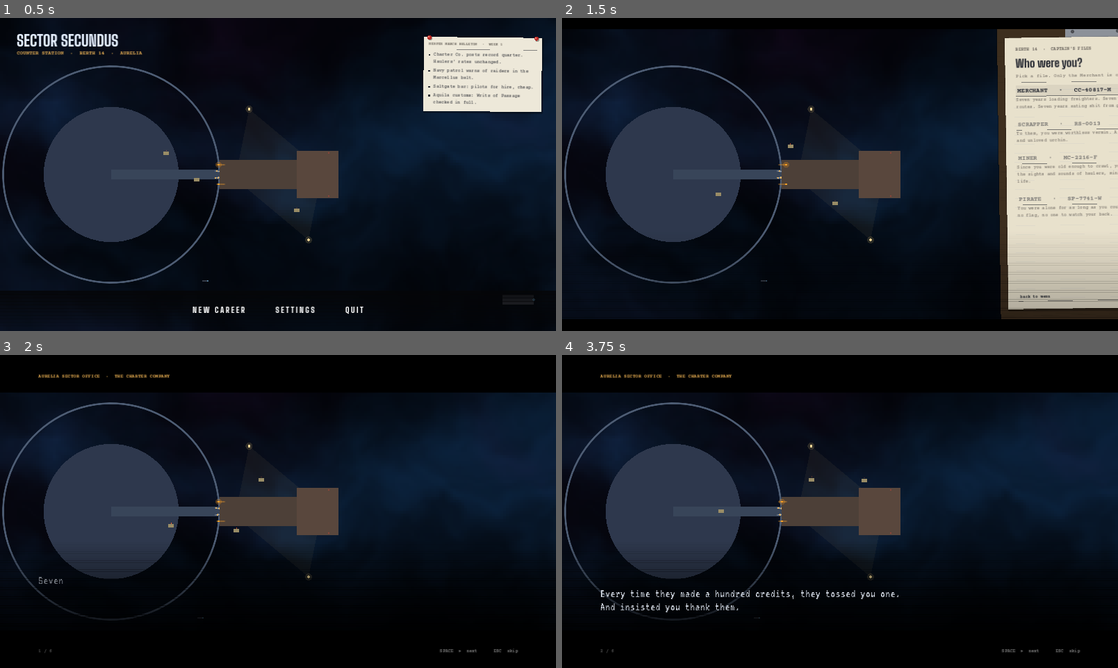
Above: before the commit, frames 1-4 (two rows, left to right).
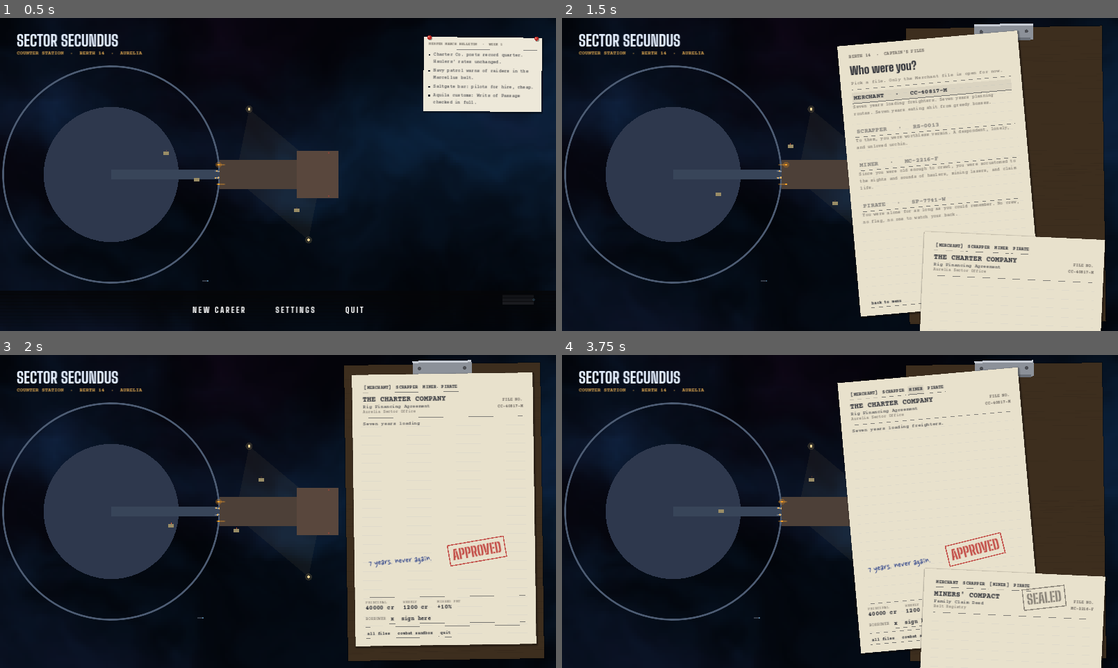
Above: after the commit, the same moments.

Repository: Donkey-Haute-01000001/Starry-Cluster
Game: Godot game, scene res://scenes/start.tscn
Same seed, same stepped clock (60 frames per second), same inputs: the game is played once before the commit and once after it.
Inputs (mouse positions are in pixels of both pictures, inside the frame that each line leads up to):
- Up to frame 1 (0.5 s): no input
- Up to frame 2 (1.5 s): click "NEW CAREER" at 0.5 s; click "MERCHANT · CC-40817-M" at 1.25 s
- Up to frame 3 (2 s): no input
- Up to frame 4 (3.75 s): click (967, 386) at 2 s, where only the run after the commit has a clickable "SCRAPPER"; click (934, 389) at 2.75 s, where only the run after the commit has a clickable "MERCHANT"; click (990, 386) at 3.5 s, where only the run after the commit has a clickable "MINER"

Frame 1 is identical in both runs. In frame 2, 44% of the frame differs, in the area x 0-100%, y 0-100%; in frame 3, 40%; in frame 4, 50%.

Commit message:
Openings type onto the contract in beats, neon words inked (replaces berth letterbox)
Script: start beats re-broken for the page (Vishnu)

Co-Authored-By: Claude Opus 5.5 <noreply@anthropic.com>
Claude-Session: https://claude.ai/code/session_01YXxgoy2cWrR9PNu9nYkfXg

Diff:
--- /dev/null
+++ b/scripts/beats_on_paper.gd
@@ -0,0 +1,90 @@
+extends Control
+## A start's opening, typed onto its file a beat at a time. Neon words land as
+## coloured ink, [shake] [wave] [slow] still play. Click or Space: finish typing.
+
+const Neon = preload("res://scripts/neon.gd")
+
+const SIZE := 14
+const BEAT_GAP := 9.0      ## px between beats
+const BEAT_PAUSE := 0.55    ## s of quiet between beats
+
+var beats: Array = []
+var width := 440.0
+var instant := false
+
+var _age := 0.0
+var _starts: Array = []     ## when each beat begins typing
+var _words := 0
+
+
+func _ready() -> void:
+	mouse_filter = Control.MOUSE_FILTER_STOP
+	var t := 0.4
+	var h := 0.0
+	for b in beats:
+		_starts.append(t)
+		var p := Neon.parse(b)
+		t += Neon.duration(p) + BEAT_PAUSE
+		h += Neon.height(_font(), p, width, SIZE) + BEAT_GAP
+	custom_minimum_size = Vector2(width, h)
+	if instant:
+		finish()
+
+
+func _font() -> Font:
+	return Data.font_type if Data.font_type else ThemeDB.fallback_font
+
+
+func _total() -> float:
+	if beats.is_empty():
+		return 0.0
+	return _starts[-1] + Neon.duration(Neon.parse(beats[-1]))
+
+
+func finish() -> void:
+	_age = _total() + 0.01
+	_words = 1 << 20
+
+
+func _process(delta: float) -> void:
+	_age += delta
+	_tick()
+	queue_redraw()   # shake / wave keep moving after the type-in
+
+
+func _gui_input(e: InputEvent) -> void:
+	if e is InputEventMouseButton and e.pressed and e.button_index == MOUSE_BUTTON_LEFT and _age < _total():
+		finish()
+		accept_event()
+
+
+func _unhandled_input(e: InputEvent) -> void:
+	if e is InputEventKey and e.pressed and not e.echo and e.keycode in [KEY_SPACE, KEY_ENTER, KEY_KP_ENTER] \
+			and _age < _total() and is_visible_in_tree():
+		finish()
+		get_viewport().set_input_as_handled()
+
+
+## A typewriter key as each word lands.
+func _tick() -> void:
+	if _words >= (1 << 20):
+		return
+	var n := 0
+	for i in beats.size():
+		if _age >= _starts[i]:
+			n += Neon.words_at(Neon.parse(beats[i]), _age - _starts[i])
+	if n > _words:
+		Sfx.play("key", -16.0, randf_range(0.9, 1.0))
+		_words = n
+
+
+func _draw() -> void:
+	var f := _font()
+	var y := 0.0
+	for i in beats.size():
+		var p := Neon.parse(beats[i])
+		var age: float = _age - _starts[i]
+		var h := Neon.height(f, p, width, SIZE)
+		if age >= 0.0:
+			Neon.draw(self, f, Vector2(0, y), p, width, SIZE, UIStyle.INK_TYPE, 1.0, age, true)
+		y += h + BEAT_GAP
--- a/scripts/data.gd
+++ b/scripts/data.gd
@@ -527,7 +527,7 @@
 	{"id": "merchant", "doc": {"issuer": "THE CHARTER COMPANY", "title": "Rig Financing Agreement", "office": "Aurelia Sector Office", "file": "CC-40817-M", "stamp": "APPROVED", "note": "7 years. never again."}, "name": "Merchant", "playable": true,
 		"beats": [
 			"Seven years loading freighters.\nSeven years planning routes.\nSeven years eating shit from [red]greedy bosses[/red].",
-			"Every time they made a hundred credits, they tossed you one.\nAnd insisted you thank them.",
+			"Every time they made a hundred credits,\nthey tossed you one.\nAnd insisted you thank them.",
 			"You smiled in their faces.\nBehind their backs, you plotted.\n[slow]No. You designed.[/slow]",
 			"Seven years, and you bought your way out.\nThe Charter Company financed your first freighter.",
 			"It isn't freedom yet.\nJust a new master who [red]bills weekly[/red].",
@@ -538,15 +538,15 @@
 			"To them, you were worthless vermin.\nA despondent, lonely, and unloved urchin.\nNo one noticed children like you.\nThere was no point in noticing.",
 			"Half of your friends were dead by ten.\nOf those remaining, half would meet violent ends\nbefore they reached adulthood.",
 			"And Uncle Reeves, who sent them into the wrecks,\nstill says you [red]owe him for every meal[/red].",
-			"You scraped, hid, salvaged, recycled,\nand reclaimed the life your peers never got to have.\nYou learned how to survive, but not how to live.",
+			"You scraped, hid, salvaged, recycled,\nand reclaimed the life\nyour peers never got to have.\nYou learned how to survive, but not how to live.",
 			"You kept parts.\nA reactor coil here, a navigation computer there.\nEventually a cruise drive.\nAnd one fated day, a set of thrusters.",
-			"After years of starving, unquenched dreaming,\nyou finally built your first ship.\nShe was wretched, she was small,\nand she barely got the job done.\n[slow]But you had never seen a thing so beautiful in your life.[/slow]",
+			"After years of starving, unquenched dreaming,\nyou finally built your first ship.\nShe was wretched, she was small,\nand she barely got the job done.\n[slow]But you had never seen a thing\nso beautiful in your life.[/slow]",
 			"[slow]Will people finally notice you?[/slow]"
 		]},
 	{"id": "miner", "doc": {"issuer": "MINERS' COMPACT", "title": "Family Claim Deed", "office": "Belt Registry", "file": "MC-2216-F", "stamp": "SEALED", "note": "not for sale."}, "name": "Miner", "playable": false,
 		"beats": [
 			"Since you were old enough to crawl,\nyou were accustomed to the sights and sounds\nof haulers, mining lasers, and claim life.\nThis was a family business for you.",
-			"You learned to read a rock face before you learned to read.\nYou learned which seams sang and which ones lied.",
+			"You learned to read a rock face\nbefore you learned to read.\nYou learned which seams sang and which ones lied.",
 			"Then the laser rig in Shaft Three failed,\nand your mother didn't get out in time.\n[slow]She lived. She just can't fly anymore.[/slow]",
 			"Now the claim is yours.\nYour little brother asks when Mom will fly again.\nYou don't have an answer.",
 			"Eleven workers still clock in every shift,\nbecause eleven families still need to eat.",
@@ -558,11 +558,11 @@
 	{"id": "pirate", "doc": {"issuer": "SECTOR PATROL", "title": "Notice of Bounty", "office": "Wanted, Dead or Alive", "file": "SP-7741-W", "stamp": "SEALED", "note": "rex says one last run."}, "name": "Pirate", "playable": false,
 		"beats": [
 			"You were alone for as long as you could remember.\nNo crew, no flag, no one to watch your back.",
-			"You took what you needed from whoever couldn't stop you,\nuntil the day you jumped the wrong ship.",
+			"You took what you needed from whoever\ncouldn't stop you,\nuntil the day you jumped the wrong ship.",
 			"Captain Rex outflew you, shot out your engines,\nand boarded you himself.\nThen, instead of spacing you, he laughed.\n[wave]\"Work for me, kid.\"[/wave]",
 			"Nobody had ever offered you anything before.",
-			"Six years later, his crew is the only family you've known.\nYou've bled for his dream:\na fleet, a flag, a name nobody can take away.",
-			"Tonight is the big one.\nOne last run, Rex says, and the dream comes true for all of you.",
+			"Six years later,\nhis crew is the only family you've known.\nYou've bled for his dream:\na fleet, a flag, a name nobody can take away.",
+			"Tonight is the big one.\nOne last run, Rex says,\nand the dream comes true for all of you.",
 			"[slow]Where would you be without him?[/slow]"
 		]},
 ]
--- a/scripts/start_intro.gd
+++ /dev/null
@@ -1,125 +0,0 @@
-extends Control
-## A career's opening, read over the berth: letterbox bars close in, and the
-## start's beats type in at the bottom of the screen in neon, one at a time.
-## Space / Enter / click: finish the beat, then the next. Esc: skip the lot.
-
-const Neon = preload("res://scripts/neon.gd")
-
-signal finished
-
-const SIZE := 34
-const BAR := 0.12          ## letterbox bar height, share of the screen
-const IN := 0.6            ## seconds for the bars to close in
-
-var beats: Array = []
-var place := ""            ## slug line over the top bar
-var _i := 0
-var _age := -IN            ## age of the current beat; negative while the bars close
-var _words := 0
-var _out := -1.0           ## counts up once we're leaving
-var _shown := 0.0          ## bars: 0 open, 1 closed
-
-
-func _ready() -> void:
-	set_anchors_and_offsets_preset(Control.PRESET_FULL_RECT)
-	mouse_filter = Control.MOUSE_FILTER_STOP
-
-
-func _process(delta: float) -> void:
-	if _out >= 0.0:
-		_out += delta
-		_shown = 1.0 - clampf(_out / 0.45, 0.0, 1.0)
-		if _out > 0.45:
-			finished.emit()
-			queue_free()
-	else:
-		_age += delta
-		_shown = clampf((_age + IN) / IN, 0.0, 1.0) if _i == 0 else 1.0
-		_tick_sounds()
-	queue_redraw()
-
-
-func _gui_input(e: InputEvent) -> void:
-	if e is InputEventMouseButton and e.pressed and e.button_index == MOUSE_BUTTON_LEFT:
-		advance()
-		accept_event()
-
-
-func _unhandled_input(e: InputEvent) -> void:
-	if not (e is InputEventKey and e.pressed and not e.echo):
-		return
-	match e.keycode:
-		KEY_SPACE, KEY_ENTER, KEY_KP_ENTER:
-			advance()
-		KEY_ESCAPE:
-			skip()
-		_:
-			return
-	get_viewport().set_input_as_handled()
-
-
-func advance() -> void:
-	if _out >= 0.0 or _age < 0.0:
-		return
-	var p := Neon.parse(beats[_i])
-	if _age < Neon.duration(p):
-		_age = Neon.duration(p) + 0.01
-		_words = 1 << 20
-		return
-	Sfx.play("tick", -12.0)
-	_i += 1
-	_age = 0.0
-	_words = 0
-	if _i >= beats.size():
-		_i = beats.size() - 1
-		_out = 0.0
-
-
-func skip() -> void:
-	if _out < 0.0:
-		_out = 0.0
-
-
-## A soft key tick per word as it types; threat words buzz.
-func _tick_sounds() -> void:
-	if _age < 0.0:
-		return
-	var p := Neon.parse(beats[_i])
-	var n := Neon.words_at(p, _age)
-	if n <= _words:
-		return
-	for k in range(_words, mini(n, p["words"].size())):
-		if Neon.word_kind(p, k) == "threats":
-			Sfx.play("neon", -14.0, randf_range(0.95, 1.05))
-	Sfx.play("key", -18.0, randf_range(0.92, 1.0))
-	_words = n
-
-
-func _draw() -> void:
-	var vp := size
-	var bar := vp.y * BAR * _shown
-	var f: Font = Data.font_talk if Data.font_talk else ThemeDB.fallback_font
-	var tf: Font = Data.font_type_bold if Data.font_type_bold else ThemeDB.fallback_font
-	# Lower third: a soft dark ramp so the words sit on something.
-	var ramp := 260.0
-	for k in 40:
-		var a := float(k) / 40.0
-		draw_rect(Rect2(0, vp.y - bar - ramp + a * ramp, vp.x, ramp / 40.0 + 1.0), Color(0, 0, 0, a * 0.85 * _shown))
-	draw_rect(Rect2(0, 0, vp.x, bar), Color.BLACK)
-	draw_rect(Rect2(0, vp.y - bar, vp.x, bar), Color.BLACK)
-	if _shown < 1.0 and _out < 0.0:
-		return
-	var a := _shown
-	draw_string(tf, Vector2(110, bar * 0.6), place, HORIZONTAL_ALIGNMENT_LEFT, -1, 14, Color(1.0, 0.75, 0.35, 0.85 * a))
-	# The beat, bottom-anchored so short and long beats sit on the same line.
-	if _age >= 0.0:
-		var p := Neon.parse(beats[_i])
-		var w := minf(1100.0, vp.x - 220.0)
-		var h := Neon.height(f, p, w, SIZE)
-		var fade := minf(1.0, _age / 0.15) * a
-		Neon.draw(self, f, Vector2(110, vp.y - bar - 48 - h), p, w, SIZE, Data.TALK_BODY.lightened(0.25), fade, _age)
-	var hint := "SPACE  ▸  next      ESC  skip"
-	draw_string(tf, Vector2(vp.x - 110 - tf.get_string_size(hint, HORIZONTAL_ALIGNMENT_LEFT, -1, 13).x, vp.y - bar * 0.42),
-		hint, HORIZONTAL_ALIGNMENT_LEFT, -1, 13, Color(1, 1, 1, 0.45 * a))
-	draw_string(tf, Vector2(110, vp.y - bar * 0.42), "%d / %d" % [_i + 1, beats.size()],
-		HORIZONTAL_ALIGNMENT_LEFT, -1, 13, Color(1, 1, 1, 0.3 * a))
--- a/scripts/start_screen.gd
+++ b/scripts/start_screen.gd
@@ -15,9 +15,9 @@
 var _page: Control                  ## the current sheet of paper
 var _busy := false
 var _menu: HBoxContainer            ## the main menu: one row along the bottom
-var _title_sign: Control                  ## the game's name, top left
 const Neon = preload("res://scripts/neon.gd")
-const StartIntro = preload("res://scripts/start_intro.gd")
+var _beats: Control                 ## the start's opening, typing onto the file
+const BeatsOnPaper = preload("res://scripts/beats_on_paper.gd")
 
 
 func _ready() -> void:
@@ -64,7 +64,6 @@
 	sign.position = Vector2(48, 36)
 	sign.add_theme_constant_override("separation", 0)
 	add_child(sign)
-	_title_sign = sign
 	var title := _label(sign, "SECTOR SECUNDUS", Data.font_bold, 46, Color(0.88, 0.92, 0.98))
 	title.add_theme_constant_override("outline_size", 0)
 	_label(sign, "COUNTER STATION  ·  BERTH 14  ·  AURELIA", Data.font_type_bold, 15, Color(1.0, 0.75, 0.35, 0.85))
@@ -118,24 +117,19 @@
 			_snapshot.call_deferred(a.substr(15))
 
 
+## --intro-shot=DIR: each start's file, part-typed and fully typed.
 func _intro_shots(dir: String) -> void:
 	DirAccess.make_dir_recursive_absolute(dir)
+	_open_board()
 	for i in Data.starts.size():
-		_play_intro(i)
-		var intro: Node = get_child(get_child_count() - 1)
-		await get_tree().create_timer(1.2).timeout
-		intro.advance()
-		intro.advance()
-		intro.advance()
-		await get_tree().create_timer(5.0).timeout
+		_show_file(i, false)
+		await get_tree().create_timer(4.0).timeout
 		await RenderingServer.frame_post_draw
-		get_viewport().get_texture().get_image().save_png("%s/intro_%s.png" % [dir, Data.starts[i]["id"]])
-		intro.skip()
-		await get_tree().create_timer(1.0).timeout
-	_show_file(0, false)
-	await get_tree().create_timer(0.5).timeout
-	await RenderingServer.frame_post_draw
-	get_viewport().get_texture().get_image().save_png(dir + "/intro_file.png")
+		get_viewport().get_texture().get_image().save_png("%s/file_%s_typing.png" % [dir, Data.starts[i]["id"]])
+		_beats.finish()
+		await get_tree().create_timer(0.4).timeout
+		await RenderingServer.frame_post_draw
+		get_viewport().get_texture().get_image().save_png("%s/file_%s.png" % [dir, Data.starts[i]["id"]])
 	get_tree().quit()
 
 
@@ -316,7 +310,7 @@
 	var v := _sheet_body(page)
 	_type(v, "BERTH 14  ·  CAPTAIN'S FILES", 13, true, UIStyle.INK_FADED)
 	_label(v, "Who were you?", Data.font_bold, 34, UIStyle.INK_TYPE)
-	_type(v, "Pick a file. Only the Merchant is open in the demo.", 14, false, UIStyle.INK_FADED)
+	_type(v, "Pick a file. Only the Merchant file is open for now.", 14, false, UIStyle.INK_FADED)
 	_rule(v)
 	for k in Data.starts.size():
 		var st: Dictionary = Data.starts[k]
@@ -624,9 +618,12 @@
 	file.horizontal_alignment = HORIZONTAL_ALIGNMENT_RIGHT
 	_rule(v)
 
-	var blurb := _type(v, Neon.plain(s["beats"][-1]), 15)
-	blurb.autowrap_mode = TextServer.AUTOWRAP_WORD_SMART
-	blurb.custom_minimum_size.x = PAPER_W - 60
+	# The opening types onto the contract, a beat at a time, neon words inked in.
+	_beats = BeatsOnPaper.new()
+	_beats.beats = s["beats"]
+	_beats.width = PAPER_W - 64
+	_beats.instant = not animate
+	v.add_child(_beats)
 
 	var gap := Control.new()
 	gap.size_flags_vertical = Control.SIZE_EXPAND_FILL
@@ -652,7 +649,7 @@
 		var line := _type_button(sig, "x  sign here", _sign, 16)
 		line.size_flags_horizontal = Control.SIZE_EXPAND_FILL
 	else:
-		_type(v, "Not in the demo. This file stays sealed for now.", 13, false, UIStyle.INK_FADED)
+		_type(v, "This file stays sealed for now.", 13, false, UIStyle.INK_FADED)
 
 	_rule(v)
 	var foot := HBoxContainer.new()
@@ -665,37 +662,19 @@
 	_type_button(foot, "quit", func(): get_tree().quit(), 12)
 
 	# Ink on top: the stamp, and your note in the margin.
-	_stamp(page, doc["stamp"], Vector2(PAPER_W - 250, PAPER_H - 300), -9.0, animate,
+	# Sealed files: the stamp goes across the header, the note sits under the text.
+	var stamp_at := Vector2(PAPER_W - 250, PAPER_H - 300) if s["playable"] else Vector2(PAPER_W - 235, 38)
+	var pen_at := Vector2(40, PAPER_H - 250) if s["playable"] else Vector2(40, PAPER_H - 128)
+	_stamp(page, doc["stamp"], stamp_at, -9.0, animate,
 		UIStyle.INK_STAMP if s["playable"] else UIStyle.INK_FADED)
-	_pen(page, doc["note"], Vector2(40, PAPER_H - 250), -4.0)
+	_pen(page, doc["note"], pen_at, -4.0)
 
 
 func _pick(i: int) -> void:
 	if _busy or i == _selected:
 		return
-	_play_intro(i)
-
-
-## The career's opening over the berth, then its file on the clipboard.
-func _play_intro(i: int) -> void:
-	_busy = true
-	var s: Dictionary = Data.starts[i]
-	var home := _board.position
-	var tw := create_tween()
-	tw.tween_property(_board, "position:x", home.x + 700.0, 0.3).set_trans(Tween.TRANS_QUAD).set_ease(Tween.EASE_IN)
-	Sfx.play("paper", -6.0)
-	_title_sign.visible = false
-	var intro := StartIntro.new()
-	intro.beats = s["beats"]
-	intro.place = "%s  ·  %s" % [s["doc"]["office"].to_upper(), s["doc"]["issuer"]]
-	add_child(intro)
-	await intro.finished
-	_title_sign.visible = true
-	_board.position = home
-	_board.visible = false
-	_busy = false
-	_open_board()
-	_show_file(i, false)
+	Sfx.play("flip", -4.0)
+	_show_file(i)
 
 
 ## Signing the loan: the pen scrawls a signature, then the next form comes up.
